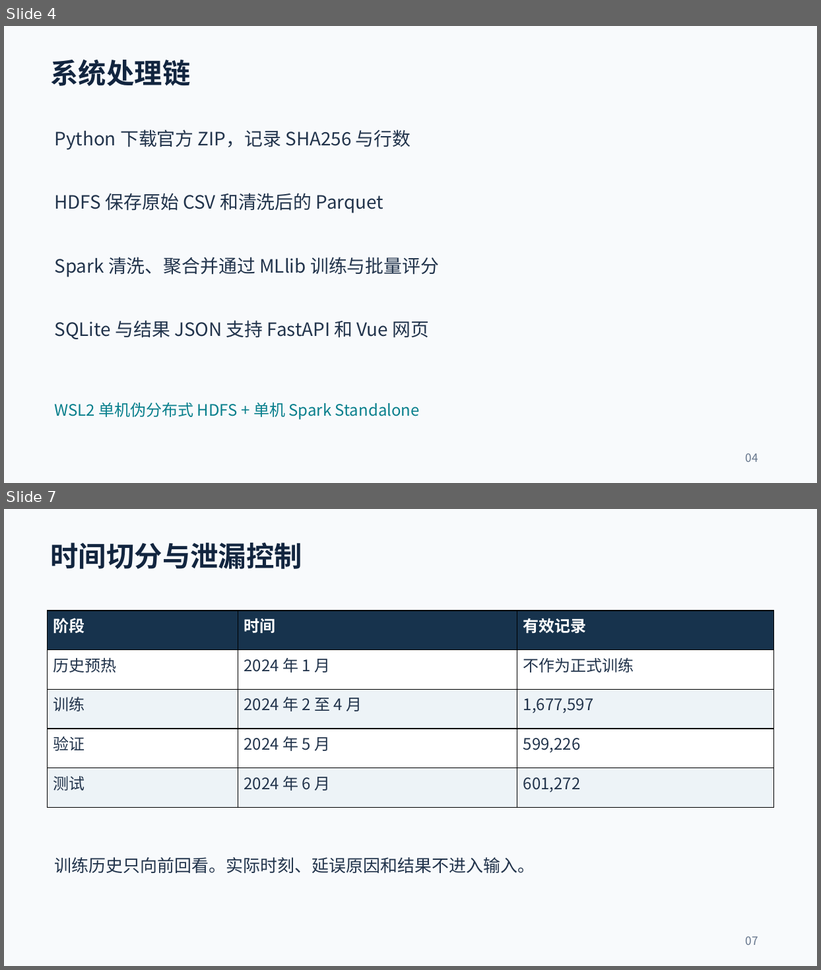
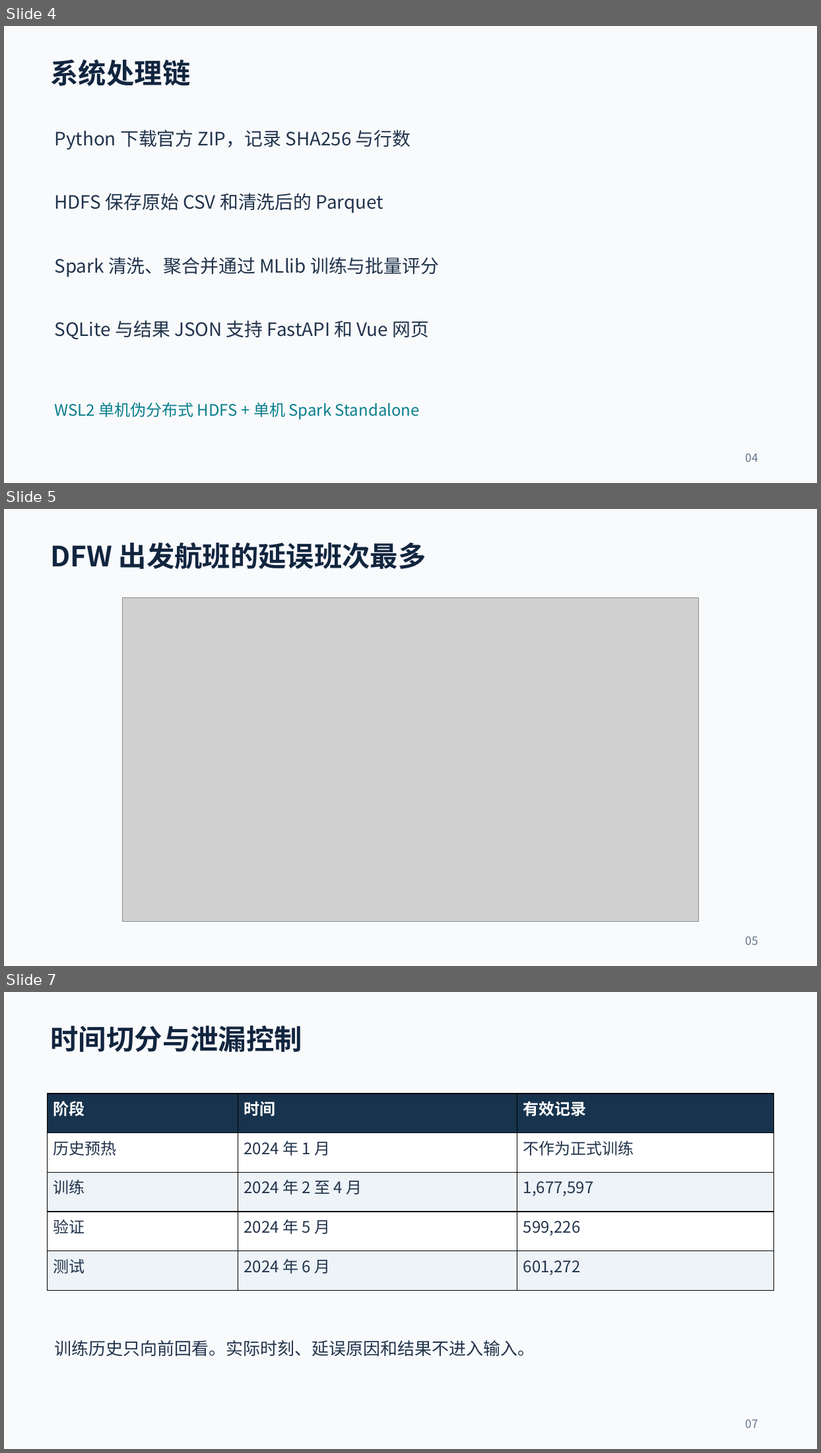
Before and after one commit to hbhjt/flight-risk-system, a slide deck: delivery/flight-risk-defense.pptx. Shown one above the other, each under a label of ours: slides 4 and 7 before the commit, slides 4, 5 and 7 after it; the slides between them are not shown. The pictures are 821x970 and 821x1453 pixels, drawn with LibreOffice and Linux fonts; fonts in the diff are those of the drawing; grey boxes stand for pictures. Boxes give left, top, right and bottom in pixels: in the first picture for what was removed or moved away, otherwise in the second. Text is boxed around its words. In the diff, an @@ line names an element or a change of style, - is before the commit and + after.

```diff
--- a/delivery/flight-risk-defense.pptx
+++ b/delivery/flight-risk-defense.pptx
@@ slide 5 added at (x1=4, y1=509, x2=817, y2=966), background #F8FAFC @@
@@ text added at (x1=51, y1=542, x2=426, y2=569), 33 pt, text #12253F, bold @@
+DFW 出发航班的延误班次最多
@@ picture added at (x1=122, y1=598, x2=699, y2=922) @@
@@ text added at (x1=746, y1=937, x2=758, y2=945), 13.5 pt, text #64748B @@
+05
```
Also in this commit, not shown: 1 slide changed, 2 other slides added, 3 slides removed, 23 other files.
